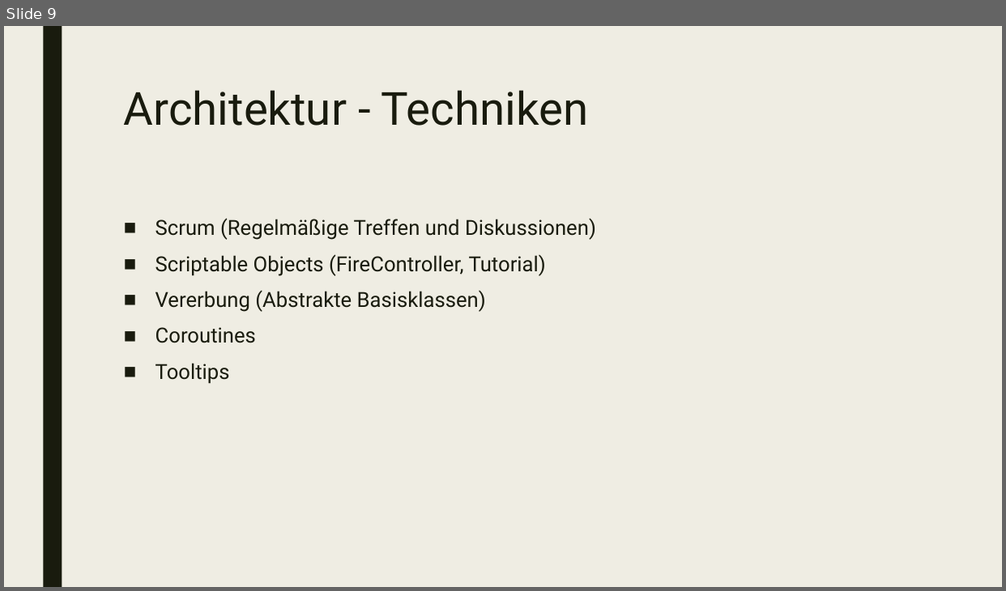
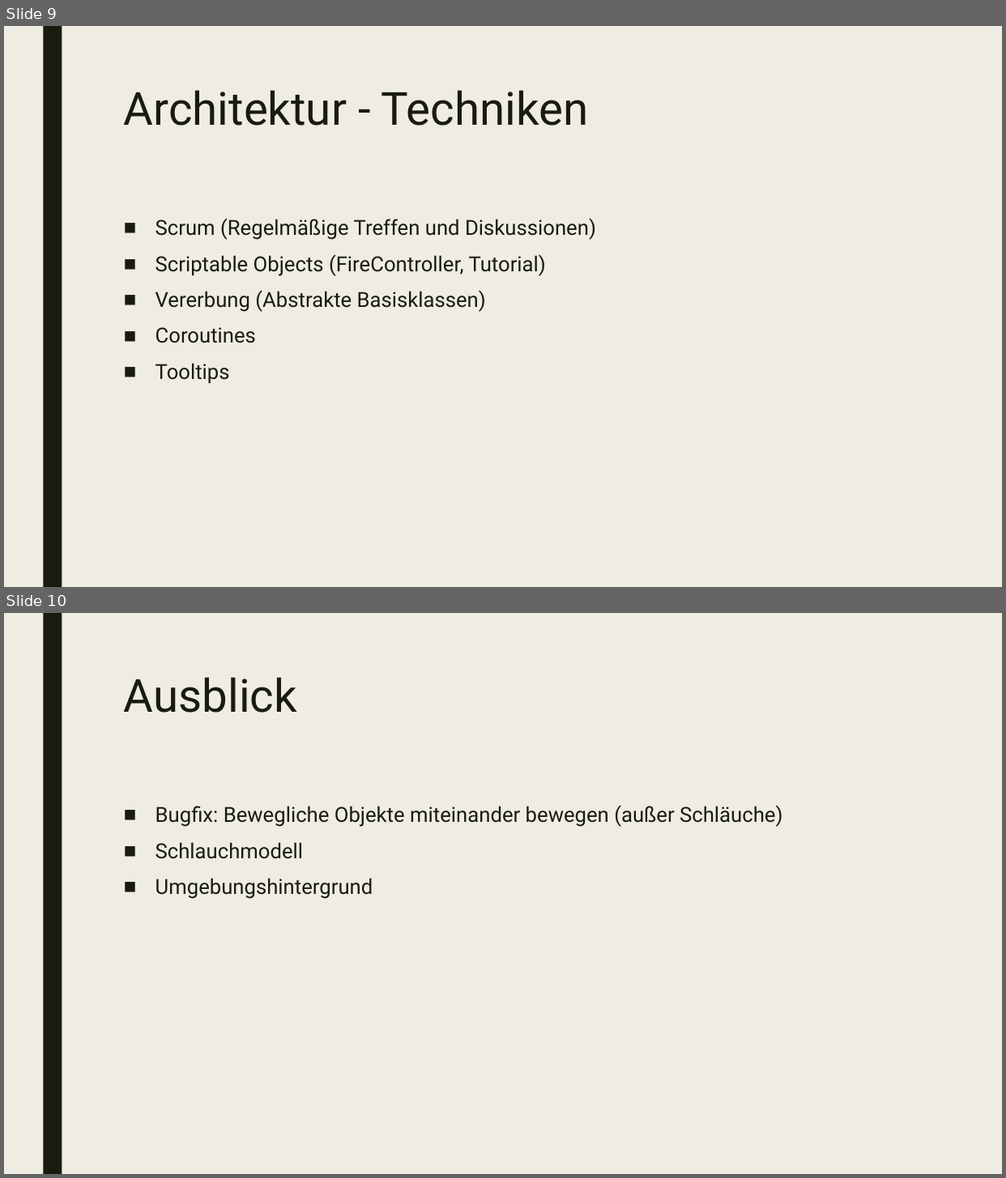
Before and after one commit to JoeK98/Project-Firefight, a slide deck: Abschlusspraesi.pptx. Shown one above the other, each under a label of ours: slide 9 before the commit, slides 9 and 10 after it. The pictures are 1006x591 and 1006x1178 pixels, drawn with LibreOffice and Linux fonts; fonts in the diff are those of the drawing. Boxes give left, top, right and bottom in pixels: in the first picture for what was removed or moved away, otherwise in the second. Text is boxed around its words. In the diff, an @@ line names an element or a change of style, - is before the commit and + after.

```diff
--- a/Abschlusspraesi.pptx
+++ b/Abschlusspraesi.pptx
@@ slide 10 added at <box>4,613,1002,1174</box>, background #EFEDE3; not listed: 1 template element that a slide beside it also shows @@
@@ title added at <box>124,677,297,713</box>, 44 pt, text #191B0E @@
+Ausblick
@@ text added at <box>155,805,782,899</box>, 20 pt, text #191B0E @@
+■ Bugfix: Bewegliche Objekte miteinander bewegen (außer Schläuche)
+■ Schlauchmodell
+■ Umgebungshintergrund
```
